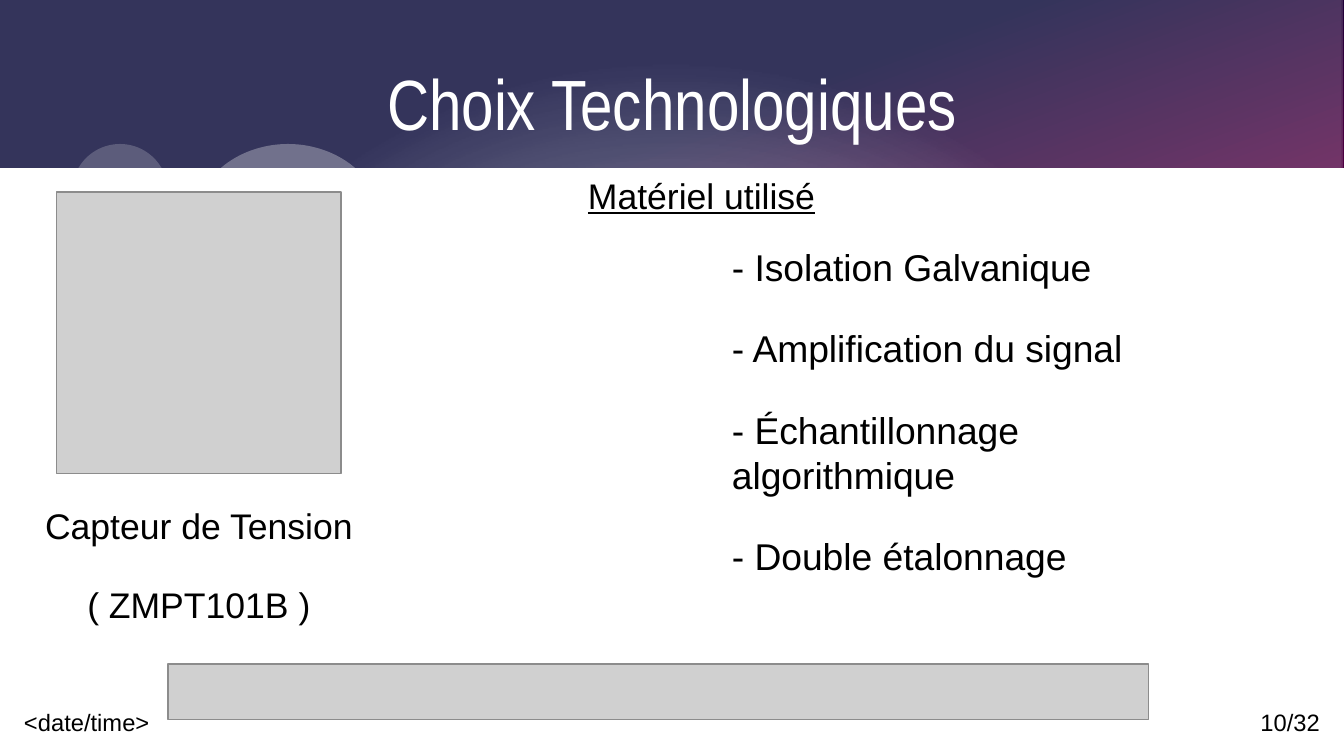
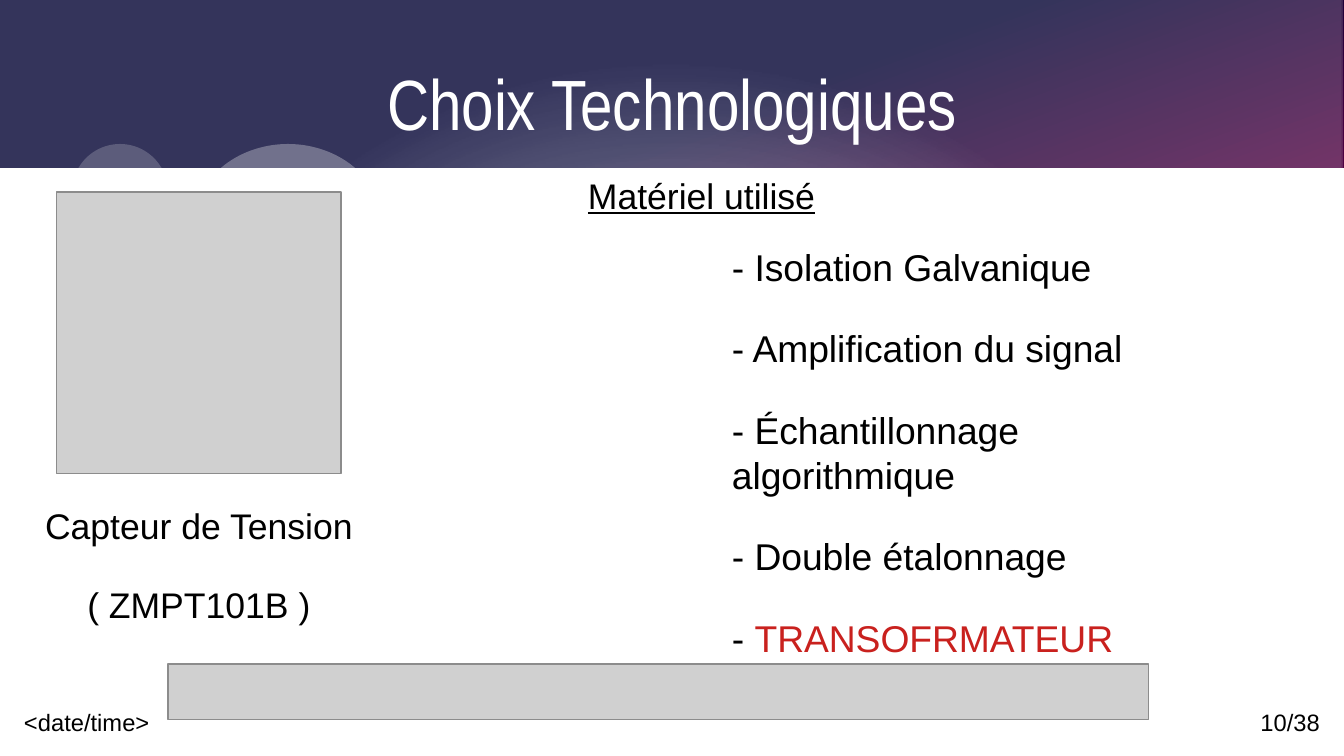
Before and after one commit to Corentinh2/PROJET_GESTIONNAIRE_DE_CHARGE, a slide deck: slide 10 of Revues/DiapoRevue3_VR.odp. Drawn at 1344x756 pixels with LibreOffice and Linux fonts; fonts in the diff are those of the drawing; grey boxes stand for pictures. Boxes give left, top, right and bottom in pixels: in the first picture for what was removed or moved away, otherwise in the second. Text is boxed around its words. In the diff, an @@ line names an element or a change of style, - is before the commit and + after.

```diff
--- a/Revues/DiapoRevue3_VR.odp
+++ b/Revues/DiapoRevue3_VR.odp
@@ text at [755,626,1114,653]: paragraph added @@
+- TRANSOFRMATEUR
@@ page number at [1260,713,1319,732]: text changed @@
-10/32
+10/38
```
Also in this commit, not shown: 12 other slides changed, 8 slides added, 2 slides removed, 33 other files.
